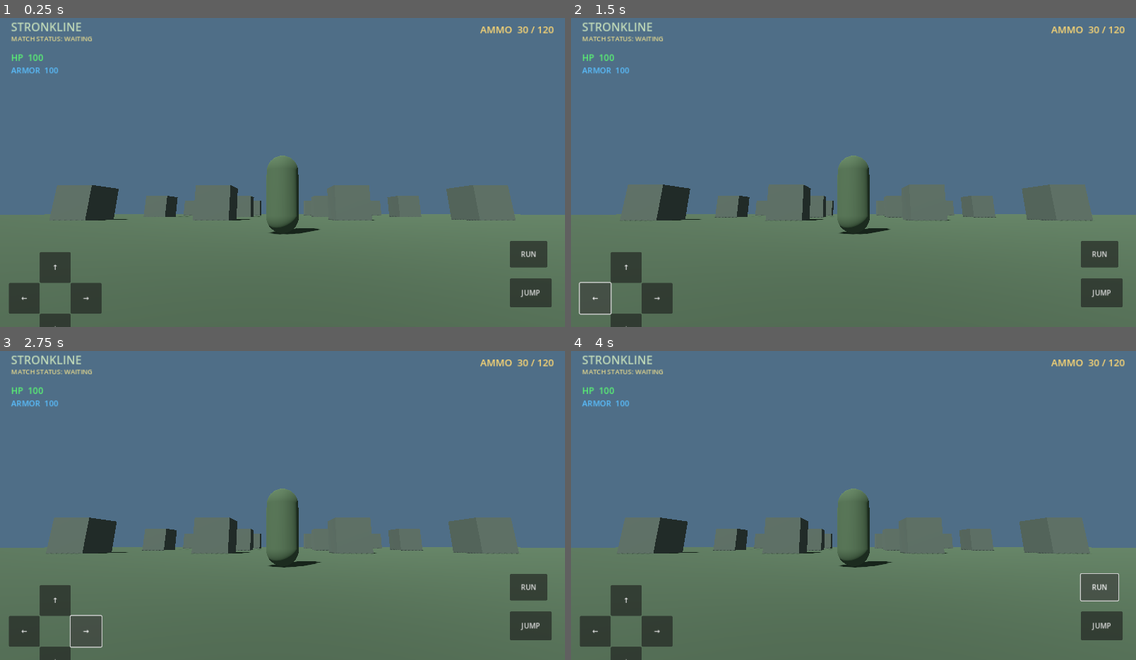
Above: before the commit, frames 1-4 (two rows, left to right).
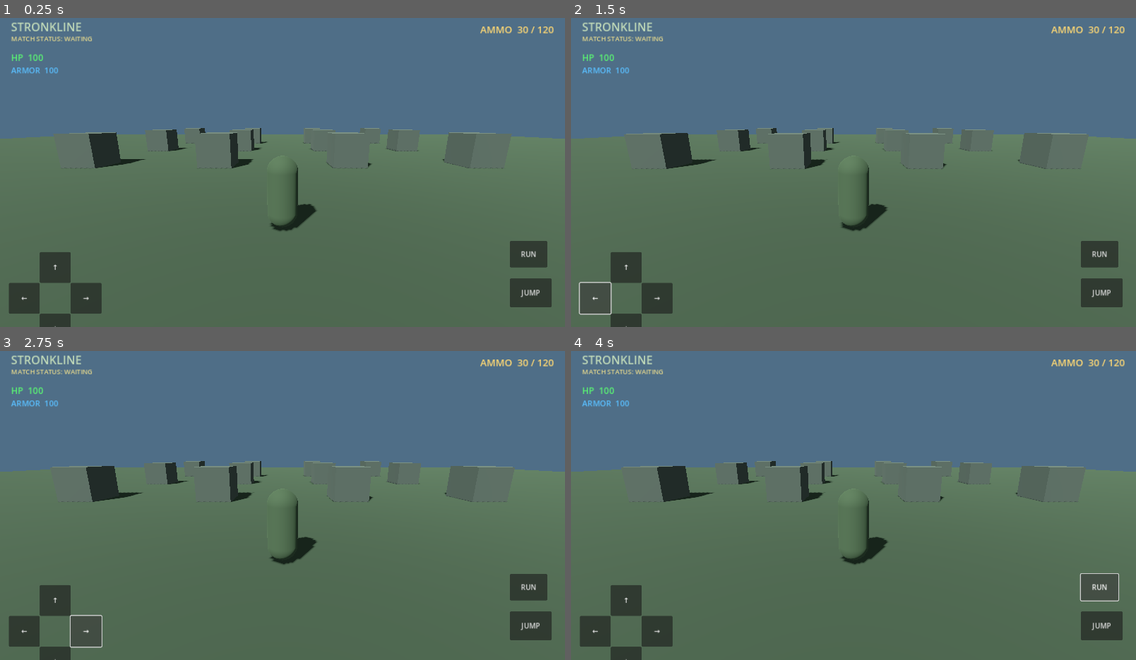
Above: after the commit, the same moments.

Repository: strda77/StrOnkLine
Game: Godot game, scene res://scenes/main.tscn
Two runs of this game, one before a commit and one after it. Both use one fixed random seed, a clock stepped at 60 frames per second and the inputs below.
Inputs:
- Up to frame 1 (0.25 s): no input
- Up to frame 2 (1.5 s): click "↑" at 0.5 s; click "←" at 1.25 s
- Up to frame 3 (2.75 s): click "→" at 2 s
- Up to frame 4 (4 s): click "JUMP" at 2.75 s; click "RUN" at 3.5 s

The runs differ from the first frame. In frame 1, 22% of the frame differs, in the area x 0-100%, y 35-71%; in frame 2, 22%; in frame 3, 22%; in frame 4, 22%.

Commit message:
Fix camera angle and touch zones

Diff:
--- a/scripts/player.gd
+++ b/scripts/player.gd
@@ -13,7 +13,7 @@
 var running := false
 
 var camera_pivot: Node3D
-var camera_pitch := 12.0
+var camera_pitch := -12.0
 var camera_touch_index := -1
 
 
@@ -68,7 +68,7 @@
     if event is InputEventScreenTouch:
         if event.pressed:
             if event.position.x > screen_size.x * 0.45 \
-            and event.position.y < screen_size.y - 140:
+            and event.position.y < screen_size.y - 220:
                 camera_touch_index = event.index
         elif event.index == camera_touch_index:
             camera_touch_index = -1
